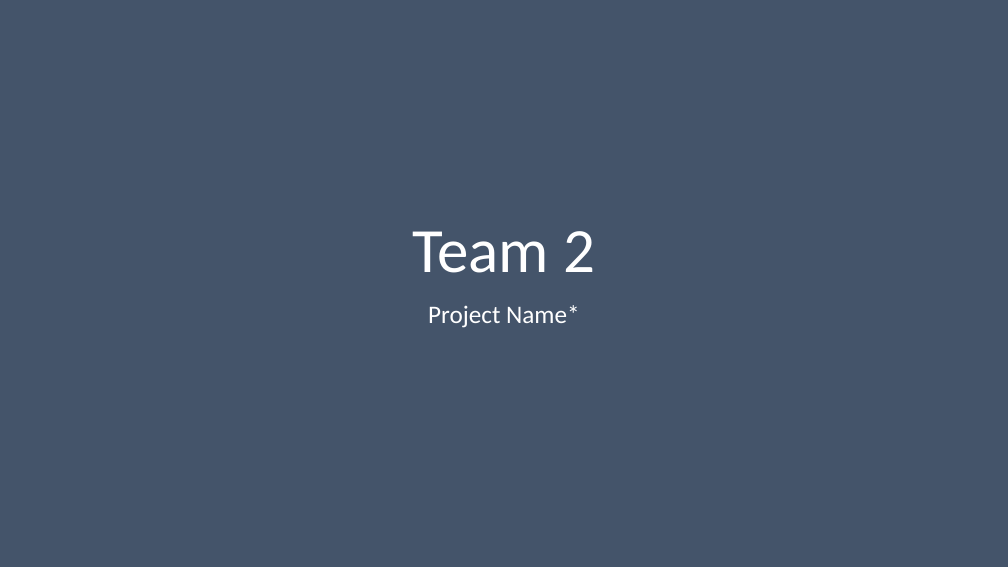
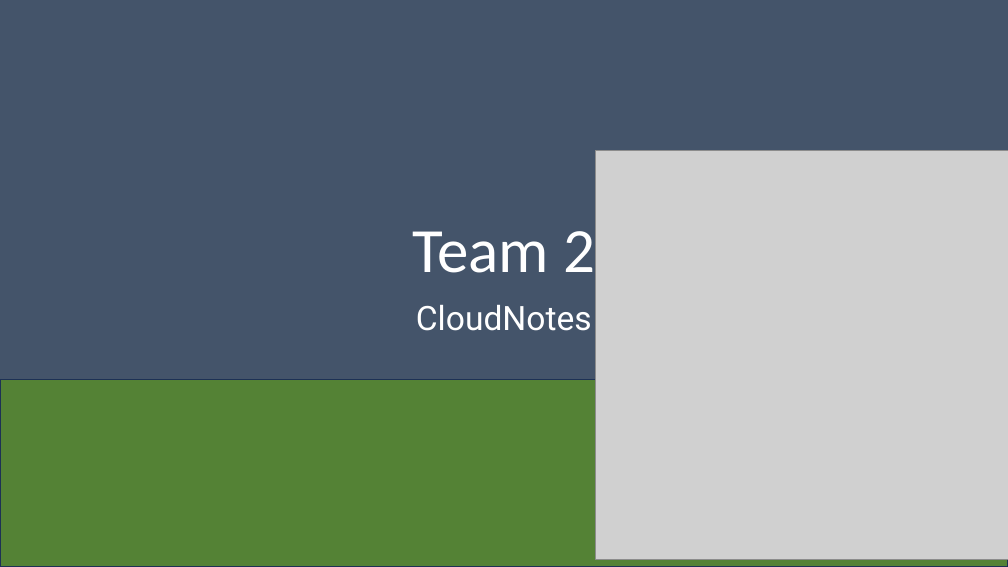
Before and after one commit to Dwaddle26/EncryptNotes, a slide deck: slide 1 of Team_2_Presentation_1.pptx. Drawn at 1008x567 pixels with LibreOffice and Linux fonts; fonts in the diff are those of the drawing; grey boxes stand for pictures. Boxes give left, top, right and bottom in pixels: in the first picture for what was removed or moved away, otherwise in the second. Text is boxed around its words. In the diff, an @@ line names an element or a change of style, - is before the commit and + after.

Commit message:
Update Team_2_Presentation_1.pptx
Filled out most of the slides as well as gave them a little flair.

```diff
--- a/Team_2_Presentation_1.pptx
+++ b/Team_2_Presentation_1.pptx
@@ picture added at [596,150,1008,560] @@
@@ subtitle at [416,305,592,331]: text changed; size 24 to 32 pt; font Calibri to Roboto @@
-Project Name*
+CloudNotes
@@ rectangle added at [0,380,1008,567], fill #548235, outline #1E3256 1 pt @@
```
Also in this commit, not shown: 9 other slides changed.
